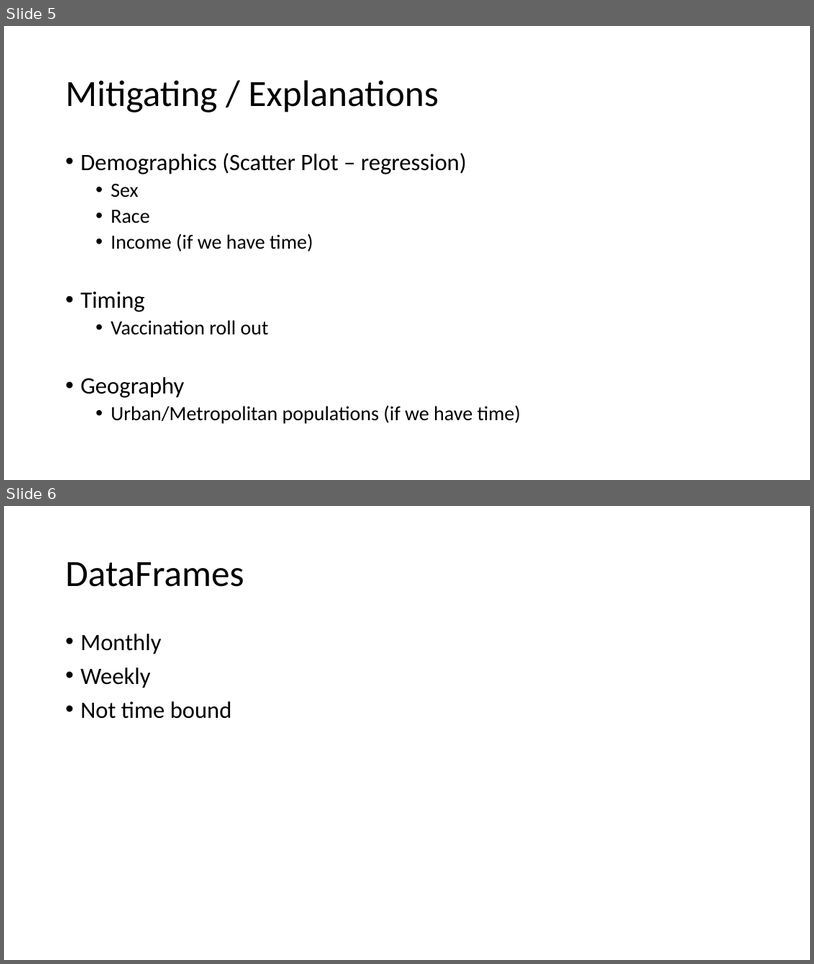
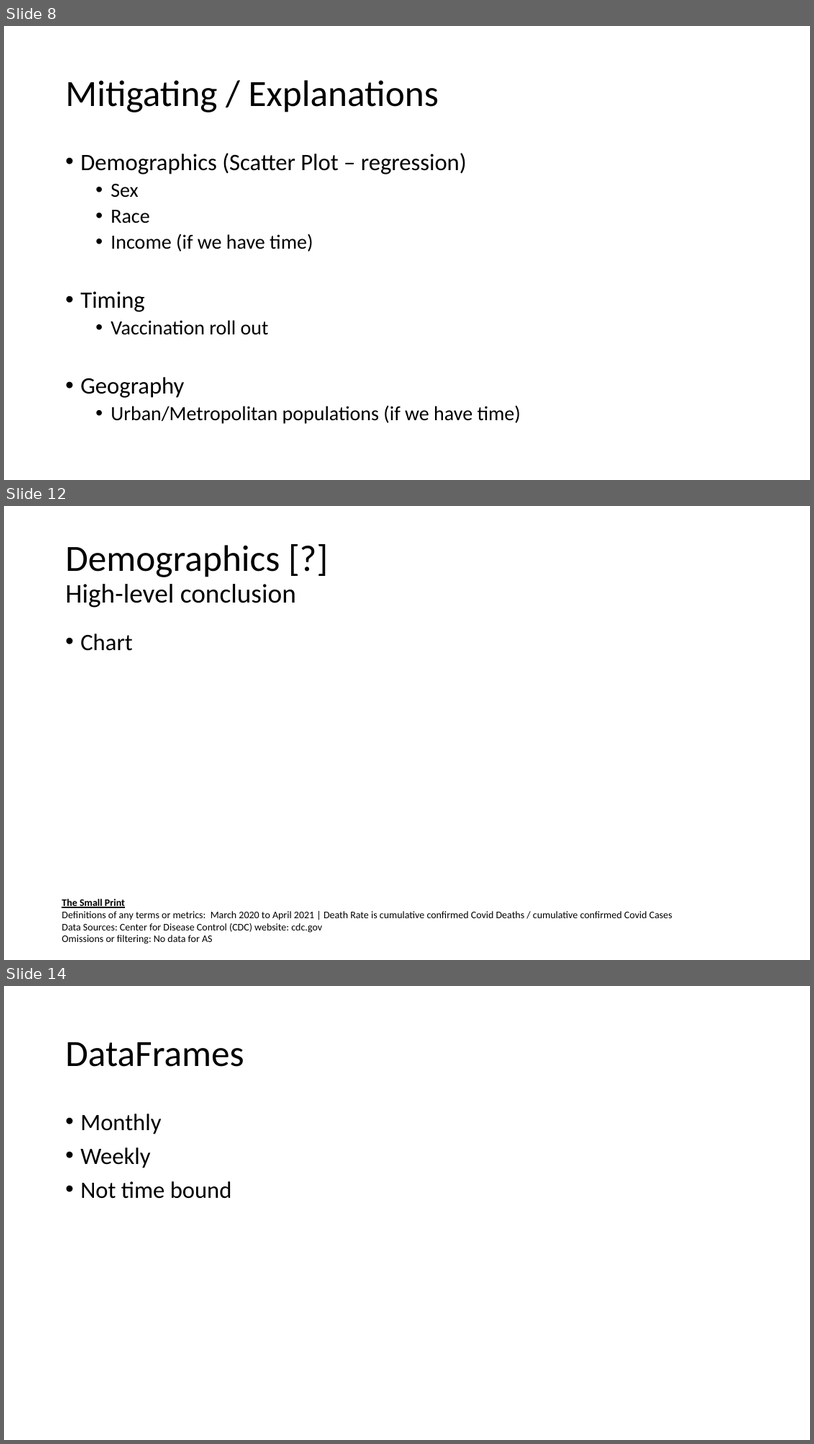
Before and after one commit to jenniecinelli/project_one, a slide deck: Folder0/Presentation1.pptx. Shown one above the other, each under a label of ours: slides 5 and 6 before the commit, slides 8, 12 and 14 after it; the slides between them are not shown. The pictures are 814x964 and 814x1444 pixels, drawn with LibreOffice and Linux fonts; fonts in the diff are those of the drawing. Boxes give left, top, right and bottom in pixels: in the first picture for what was removed or moved away, otherwise in the second. Text is boxed around its words. In the diff, an @@ line names an element or a change of style, - is before the commit and + after.

```diff
--- a/Folder0/Presentation1.pptx
+++ b/Folder0/Presentation1.pptx
@@ slide 12 added at (x1=4, y1=506, x2=810, y2=960), background #FFFFFF @@
@@ title added at (x1=65, y1=545, x2=296, y2=608), 32 pt, text #000000 @@
+Demographics [?]
+High-level conclusion
@@ text added at (x1=80, y1=633, x2=132, y2=651), 28 pt, text #000000 @@
+• Chart
@@ text added at (x1=62, y1=898, x2=673, y2=944), 12 pt, text #000000 @@
+The Small Print
+Definitions of any terms or metrics: March 2020 to April 2021 | Death Rate is cumulative confirmed Covid Deaths / cumulative confirmed Covid Cases
+Data Sources: Center for Disease Control (CDC) website: cdc.gov
+Omissions or filtering: No data for AS
@@ what was slide 5 is now slide 8 @@
@@ what was slide 6 is now slide 14 @@
```
Also in this commit, not shown: 8 other slides added, 1 slide removed, 1 other file.
